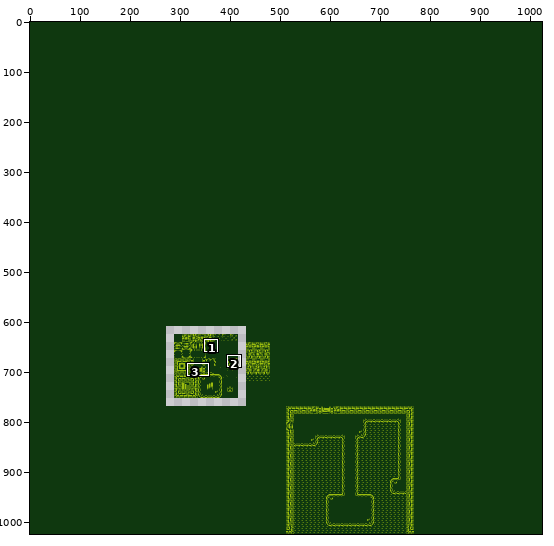
A pixel-art file gets an edit: gbgfx/conv/test/dungeon.ase. The first picture is a wide view before the edit; the outline marks the close-up.
Close-up. Before the edit:
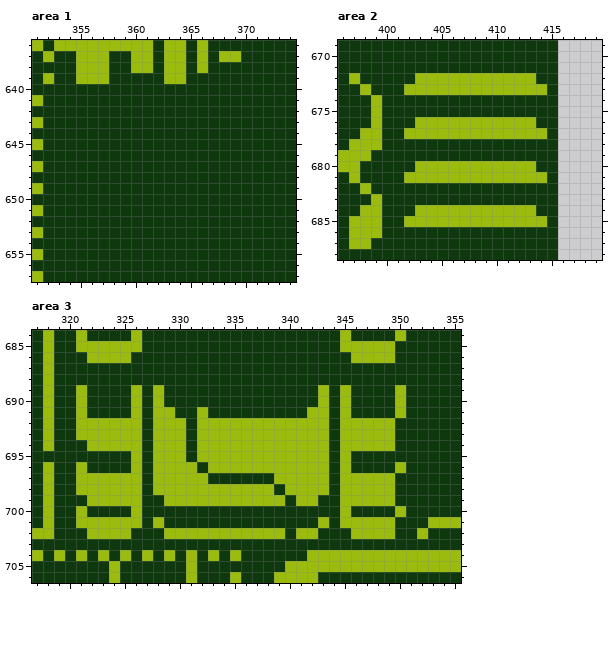
1024x1024 pixels, 1 frame. Shown: area 1: x 351..374, y 636..657; area 2: x 396..419, y 669..688; area 3: x 317..355, y 684..706. The commit also changed other parts of the picture, which this record leaves out.
The same view after the edit:
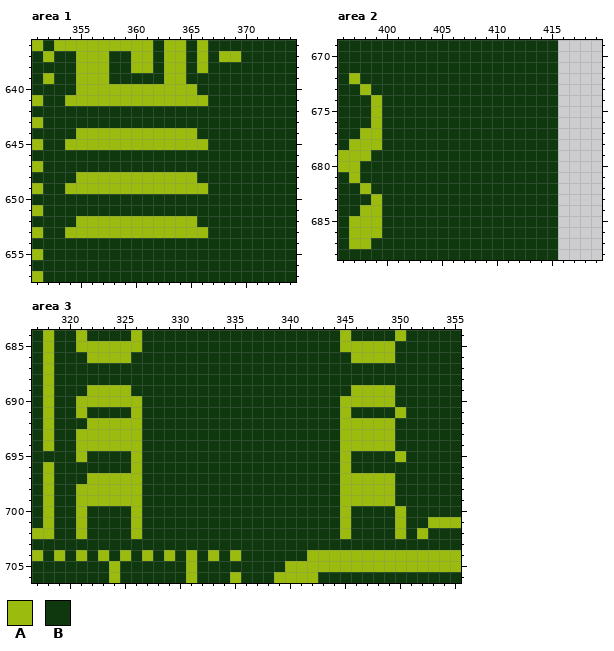
Palette (. is transparent): A #9bbc0f  B #0f380f
What changed:
--- area 1, layer "dungeon"
@@ x 351..374 @@
 639 BABBAAABBBBBAABBBBBBBBBB
-640 BBBBBBBBBBBBBBBBBBBBBBBB
-641 ABBBBBBBBBBBBBBBBBBBBBBB
+640 BBBBAAAAAAAAAAABBBBBBBBB
+641 ABBAAAAAAAAAAAAABBBBBBBB
 642 BBBBBBBBBBBBBBBBBBBBBBBB
 643 ABBBBBBBBBBBBBBBBBBBBBBB
-644 BBBBBBBBBBBBBBBBBBBBBBBB
-645 ABBBBBBBBBBBBBBBBBBBBBBB
+644 BBBBAAAAAAAAAAABBBBBBBBB
+645 ABBAAAAAAAAAAAAABBBBBBBB
 646 BBBBBBBBBBBBBBBBBBBBBBBB
 647 ABBBBBBBBBBBBBBBBBBBBBBB
-648 BBBBBBBBBBBBBBBBBBBBBBBB
-649 ABBBBBBBBBBBBBBBBBBBBBBB
+648 BBBBAAAAAAAAAAABBBBBBBBB
+649 ABBAAAAAAAAAAAAABBBBBBBB
 650 BBBBBBBBBBBBBBBBBBBBBBBB
 651 ABBBBBBBBBBBBBBBBBBBBBBB
-652 BBBBBBBBBBBBBBBBBBBBBBBB
-653 ABBBBBBBBBBBBBBBBBBBBBBB
+652 BBBBAAAAAAAAAAABBBBBBBBB
+653 ABBAAAAAAAAAAAAABBBBBBBB
 654 BBBBBBBBBBBBBBBBBBBBBBBB
--- area 2, layer "dungeon"
@@ x 396..419 @@
 671 BBBBBBBBBBBBBBBBBBBB....
-672 BABBBBBAAAAAAAAAAABB....
-673 BBABBBAAAAAAAAAAAAAB....
+672 BABBBBBBBBBBBBBBBBBB....
+673 BBABBBBBBBBBBBBBBBBB....
 674 BBBABBBBBBBBBBBBBBBB....
 675 BBBABBBBBBBBBBBBBBBB....
-676 BBBABBBAAAAAAAAAAABB....
-677 BBAABBAAAAAAAAAAAAAB....
+676 BBBABBBBBBBBBBBBBBBB....
+677 BBAABBBBBBBBBBBBBBBB....
 678 BAAABBBBBBBBBBBBBBBB....
 679 AAABBBBBBBBBBBBBBBBB....
-680 AABBBBBAAAAAAAAAAABB....
-681 BABBBBAAAAAAAAAAAAAB....
+680 AABBBBBBBBBBBBBBBBBB....
+681 BABBBBBBBBBBBBBBBBBB....
 682 BBABBBBBBBBBBBBBBBBB....
 683 BBBABBBBBBBBBBBBBBBB....
-684 BBAABBBAAAAAAAAAAABB....
-685 BAAABBAAAAAAAAAAAAAB....
+684 BBAABBBBBBBBBBBBBBBB....
+685 BAAABBBBBBBBBBBBBBBB....
 686 BAAABBBBBBBBBBBBBBBB....
--- area 3, layer "dungeon"
@@ x 317..355 @@
 688 BABBBBBBBBBBBBBBBBBBBBBBBBBBBBBBBBBBBBB
-689 BABBABBBBABABBBBBBBBBBBBBBABABBBBABBBBB
-690 BABBABBBBABABBBBBBBBBBBBBBABABBBBABBBBB
-691 BABBABBBBABAABBABBBBBBBBBAABABBBBABBBBB
-692 BABBAAAAAABAAABAAAAAAAAAAAABAAAAABBBBBB
-693 BABBAAAAAABAAABAAAAAAAAAAAABAAAAABBBBBB
-694 BABBBAAAAABAAABAAAAAAAAAAAABAAAAABBBBBB
-695 BBBBBBBBBABAAABAAAAAAAAAAAABABBBBBBBBBB
-696 BABBABBBBABAAAABAAAAAAAAAAABABBBBABBBBB
-697 BABBAAAAAABAAAAABBBBBBAAAAABAAAAABBBBBB
-698 BABBAAAAAABAAAAAAAAAAABAAAABAAAAABBBBBB
-699 BABBBAAAAABBAAAAAAAAAAABAABBAAAAABBBBBB
+689 BABBBAAAABBBBBBBBBBBBBBBBBBBBAAAABBBBBB
+690 BABBAAAAAABBBBBBBBBBBBBBBBBBAAAAABBBBBB
+691 BABBABBBBABBBBBBBBBBBBBBBBBBABBBBABBBBB
+692 BABBBAAAAABBBBBBBBBBBBBBBBBBAAAAABBBBBB
+693 BABBAAAAAABBBBBBBBBBBBBBBBBBAAAAABBBBBB
+694 BABBAAAAAABBBBBBBBBBBBBBBBBBAAAAABBBBBB
+695 BBBBABBBBABBBBBBBBBBBBBBBBBBABBBBABBBBB
+696 BABBBBBBBABBBBBBBBBBBBBBBBBBABBBBBBBBBB
+697 BABBBAAAAABBBBBBBBBBBBBBBBBBAAAAABBBBBB
+698 BABBAAAAAABBBBBBBBBBBBBBBBBBAAAAABBBBBB
+699 BABBAAAAAABBBBBBBBBBBBBBBBBBAAAAABBBBBB
 700 BABBABBBBABBBBBBBBBBBBBBBBBBABBBBABBBBB
-701 BABBAAAAAABABBBBBBBBBBBBBBABAAAAABBBAAA
-702 AABBBAAAABBBAAAAAAAAAAABAABBBAAAABBABBB
+701 BABBABBBBABBBBBBBBBBBBBBBBBBABBBBABBAAA
+702 AABBABBBBABBBBBBBBBBBBBBBBBBABBBBABABBB
 703 BBBBBBBBBBBBBBBBBBBBBBBBBBBBBBBBBBBBBBB
Pixel boxes of the changes (left, top, right, bottom) in both close-ups:
changed: (65, 84, 208, 238)
changed: (404, 73, 547, 227)
changed: (76, 385, 406, 539)
